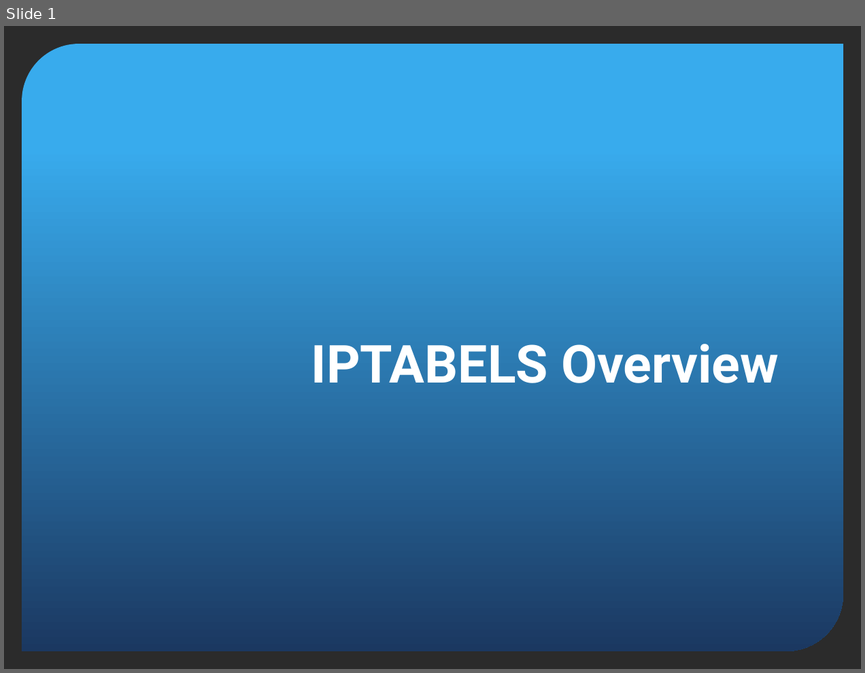
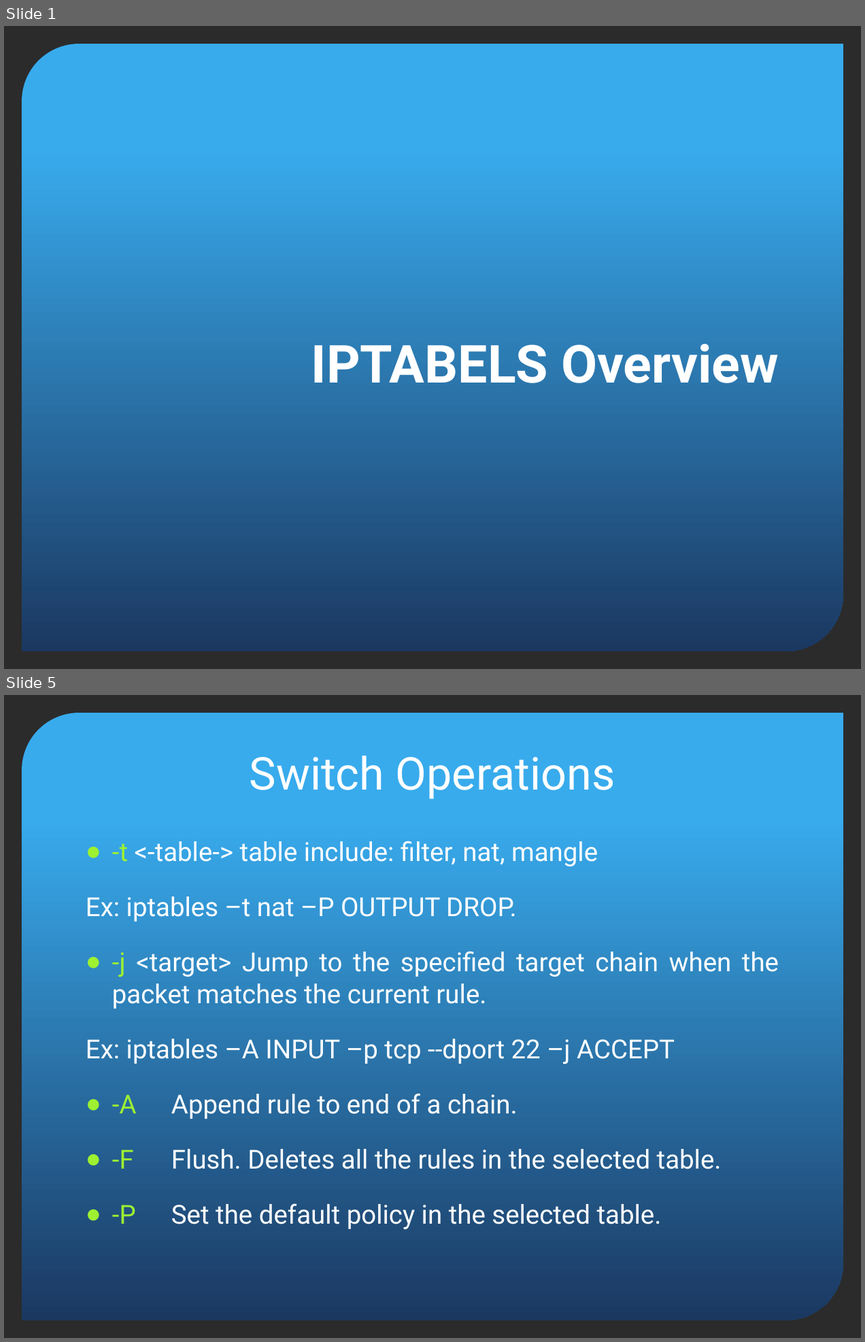
Before and after one commit to vietshell/Basic_Script, a slide deck: Presentation1.pptx. Shown one above the other, each under a label of ours: slide 1 before the commit, slides 1 and 5 after it; the slides between them are not shown. The pictures are 865x673 and 865x1342 pixels, drawn with LibreOffice and Linux fonts; fonts in the diff are those of the drawing; background and template pictures are left out; a plain dark background stands for a picture behind light text. Boxes give left, top, right and bottom in pixels: in the first picture for what was removed or moved away, otherwise in the second. Text is boxed around its words. In the diff, an @@ line names an element or a change of style, - is before the commit and + after.

```diff
--- a/Presentation1.pptx
+++ b/Presentation1.pptx
@@ slide 5 added at (4, 695, 861, 1338), background picture (left out); not listed: 1 template element that a slide beside it also shows @@
@@ title added at (249, 756, 615, 799), 38 pt, text #FFFFFF @@
+Switch Operations
@@ text added at (86, 841, 779, 1229), 22 pt, text #FFFFFF @@
+● -t <-table-> table include: filter, nat, mangle
+Ex: iptables –t nat –P OUTPUT DROP.
+● -j <target> Jump to the specified target chain when the packet matches the current rule.
+Ex: iptables –A INPUT –p tcp --dport 22 –j ACCEPT
+● -A Append rule to end of a chain.
+● -F Flush. Deletes all the rules in the selected table.
+● -P Set the default policy in the selected table.
```
Also in this commit, not shown: 7 slides changed, 3 other slides added, 12 slides removed, 1 other file.
